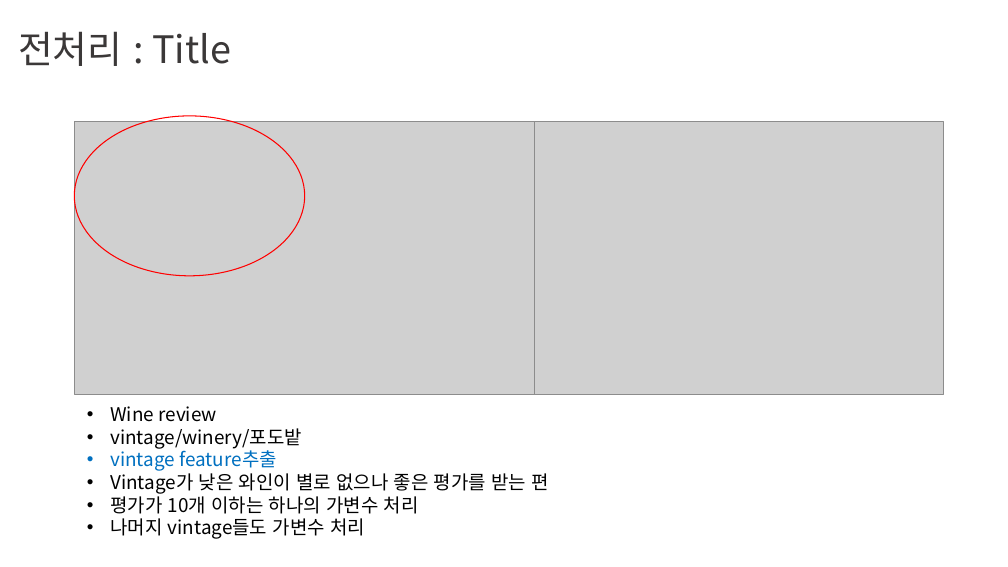
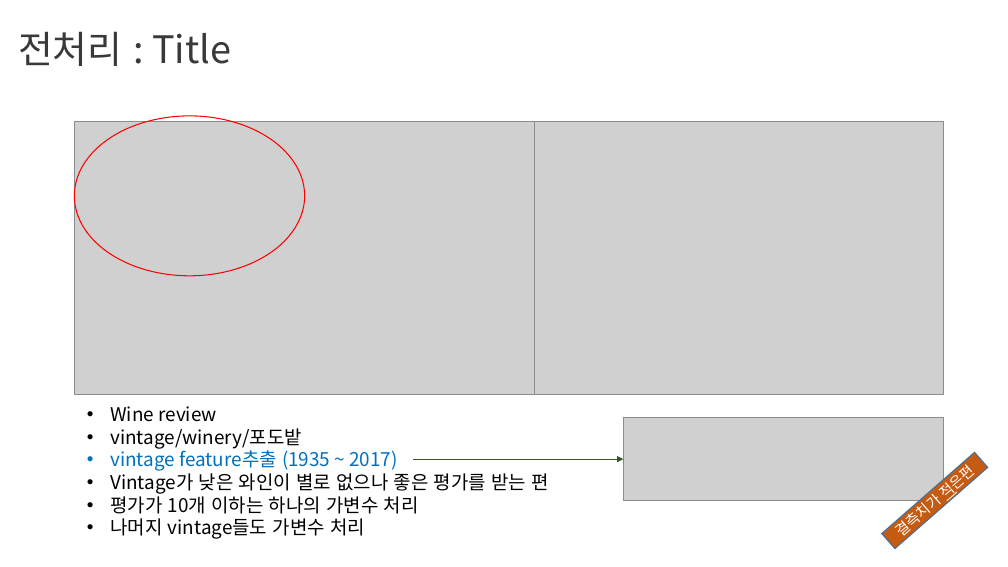
Before and after one commit to ds-5/ds, a slide deck: slide 11 of 5조_wine 112701_2.pptx. Drawn at 1008x567 pixels with LibreOffice and Linux fonts; fonts in the diff are those of the drawing; grey boxes stand for pictures; background and template pictures are left out. Boxes give left, top, right and bottom in pixels: in the first picture for what was removed or moved away, otherwise in the second. Text is boxed around its words. In the diff, an @@ line names an element or a change of style, - is before the commit and + after.

```diff
--- a/5조_wine 112701_2.pptx
+++ b/5조_wine 112701_2.pptx
@@ picture added at bbox=[623, 418, 943, 501] @@
@@ text at bbox=[110, 447, 397, 471]: text changed @@
-  • vintage feature추출
+  • vintage feature추출 (1935 ~ 2017)
@@ arrow added from (413, 459) to (623, 459), #385723 0.5 pt @@
@@ rectangle added at bbox=[882, 453, 988, 549], fill #C55A11, outline #43739E 1 pt, 14 pt, text #FFFFFF @@
+결측치가 적은편
```
Also in this commit, not shown: 1 other slide changed.
